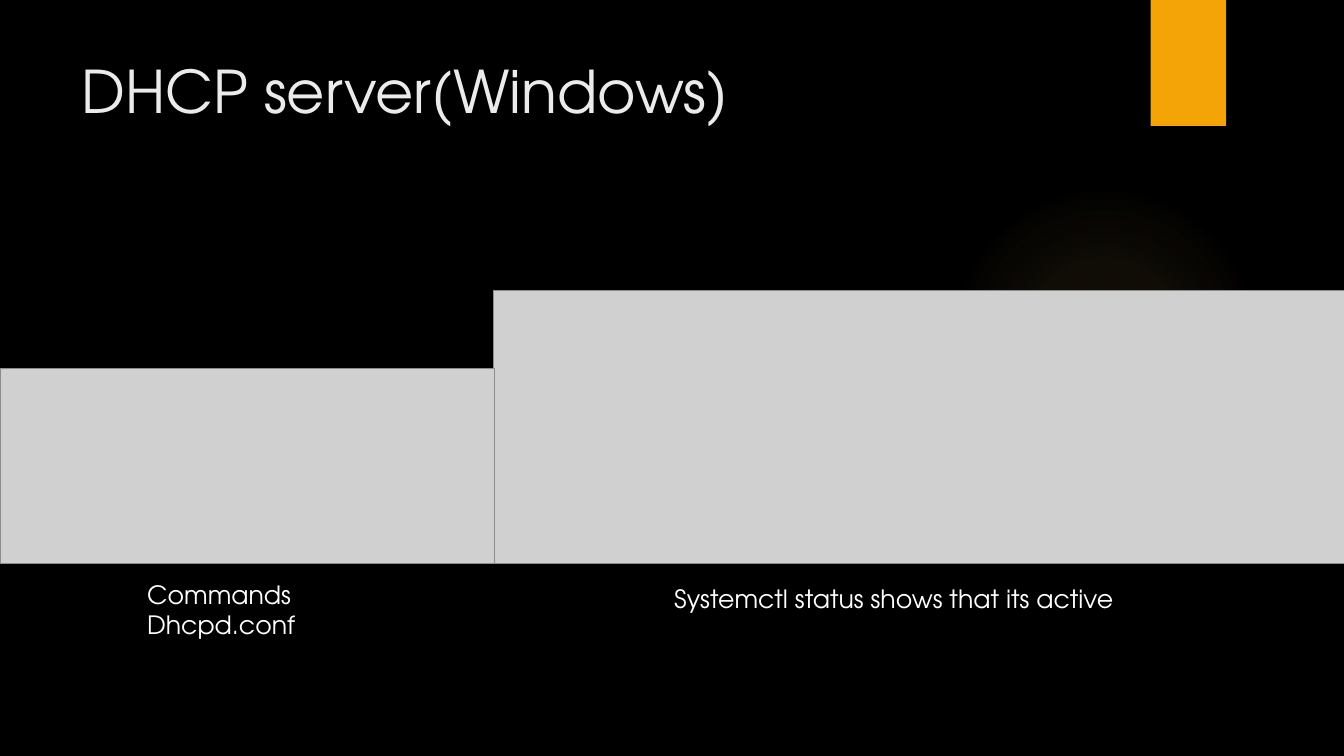
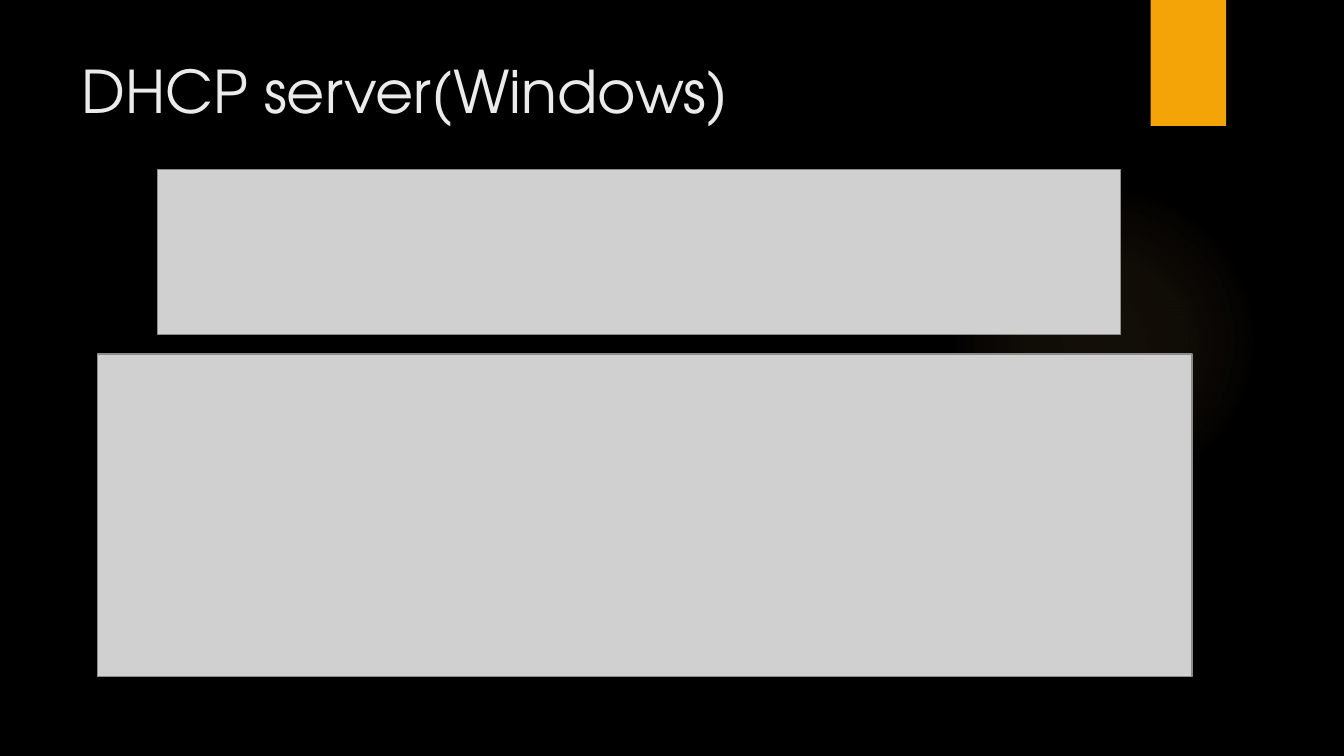
Before and after one commit to LajkaK2006/BorsodNet, a slide deck: slide 24 of BorsodNet.pptx (slide 23 before the commit). Drawn at 1344x756 pixels with LibreOffice and Linux fonts; fonts in the diff are those of the drawing; grey boxes stand for pictures; background and template pictures are left out. Boxes give left, top, right and bottom in pixels: in the first picture for what was removed or moved away, otherwise in the second. Text is boxed around its words. In the diff, an @@ line names an element or a change of style, - is before the commit and + after.

```diff
--- a/BorsodNet.pptx
+++ b/BorsodNet.pptx
@@ picture added at box(157, 169, 1120, 335) @@
@@ picture removed at box(494, 290, 1344, 565) @@
@@ picture added at box(97, 354, 1192, 677) @@
@@ picture removed at box(0, 368, 494, 564) @@
@@ text removed at box(147, 585, 295, 639) @@
-Commands
-Dhcpd.conf
@@ text removed at box(674, 589, 1113, 613) @@
-Systemctl status shows that its active
```
Also in this commit, not shown: 5 other slides changed, 5 slides added, 2 slides removed.
